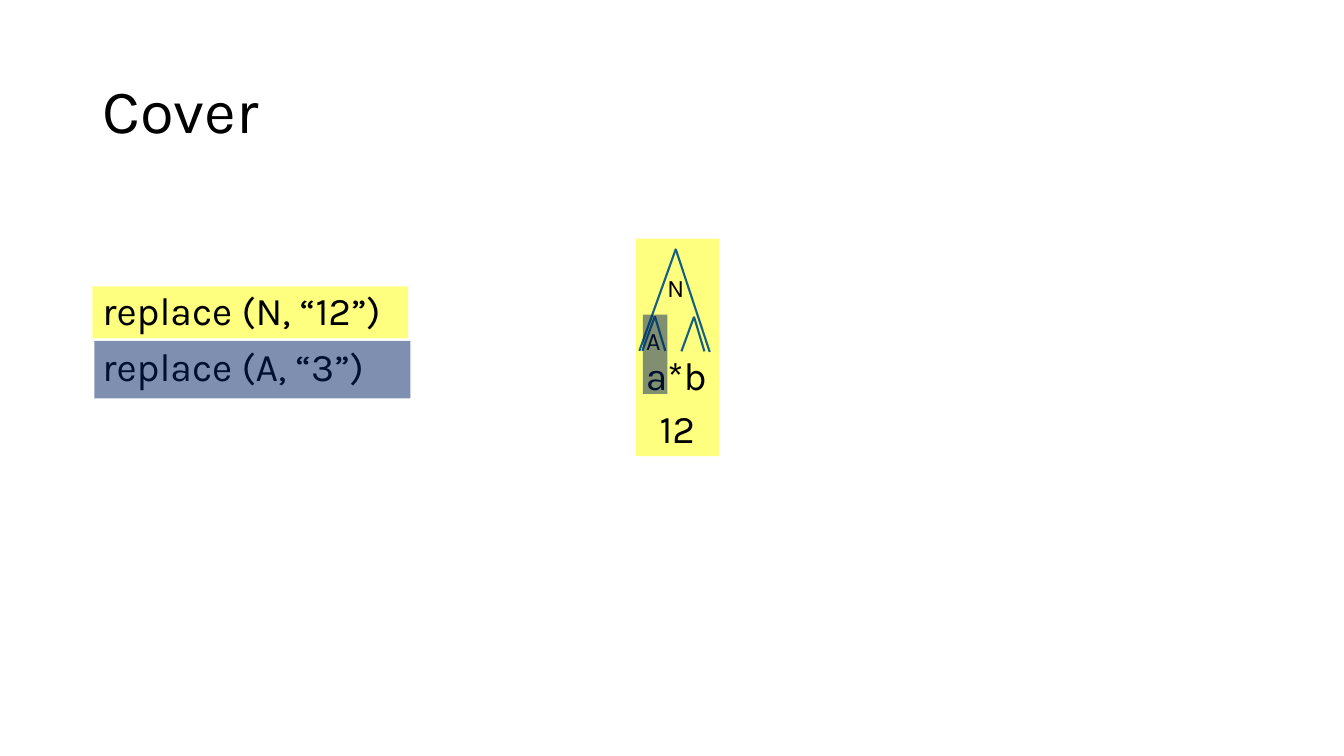
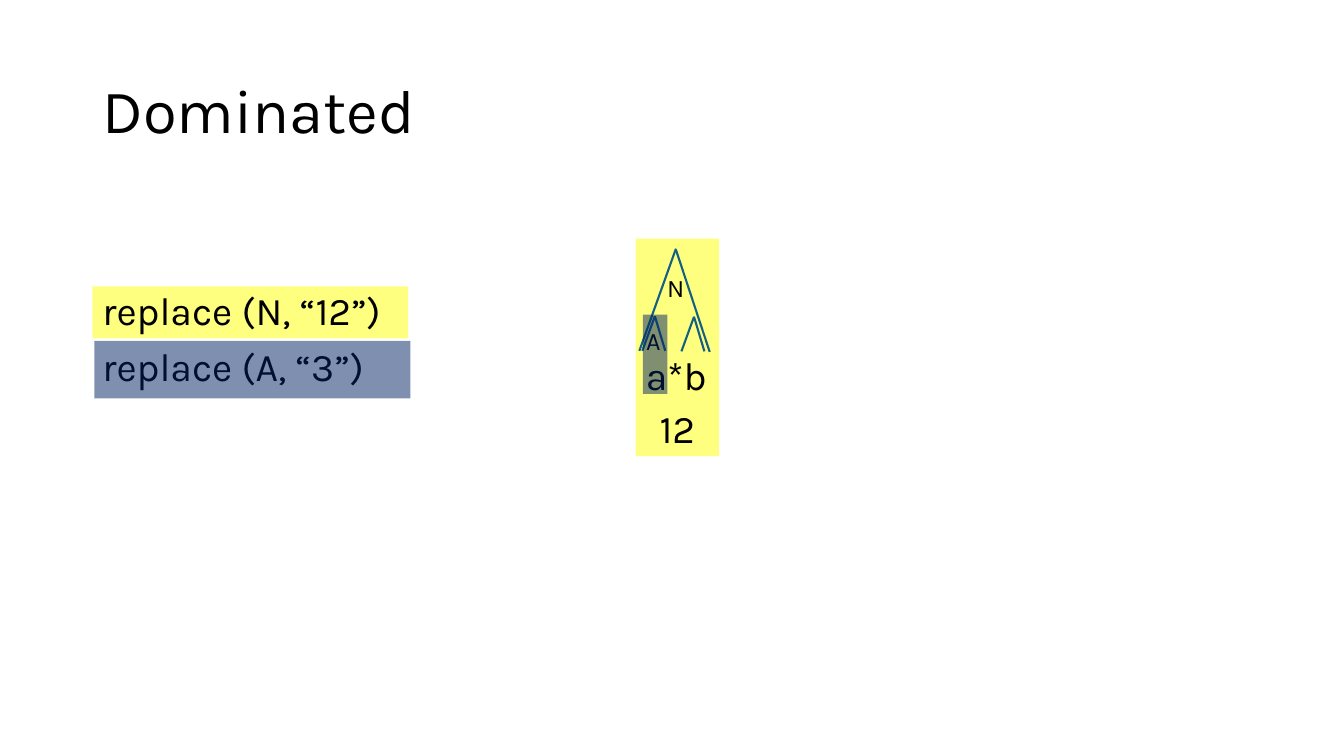
Before and after one commit to TNO/Renaissance.Py, a slide deck: slide 3 of docs/user/concepts/rewrite-semantics/rewrite-semantics.pptx. Drawn at 1344x756 pixels with LibreOffice and Linux fonts; fonts in the diff are those of the drawing. Boxes give left, top, right and bottom in pixels: in the first picture for what was removed or moved away, otherwise in the second. Text is boxed around its words. In the diff, an @@ line names an element or a change of style, - is before the commit and + after.

Commit message:
instead of cover, use dominate as term

```diff
--- a/docs/user/concepts/rewrite-semantics/rewrite-semantics.pptx
+++ b/docs/user/concepts/rewrite-semantics/rewrite-semantics.pptx
@@ title at box(102, 90, 414, 134): text changed @@
-Cover
+Dominated
```
Also in this commit, not shown: 6 other files.
